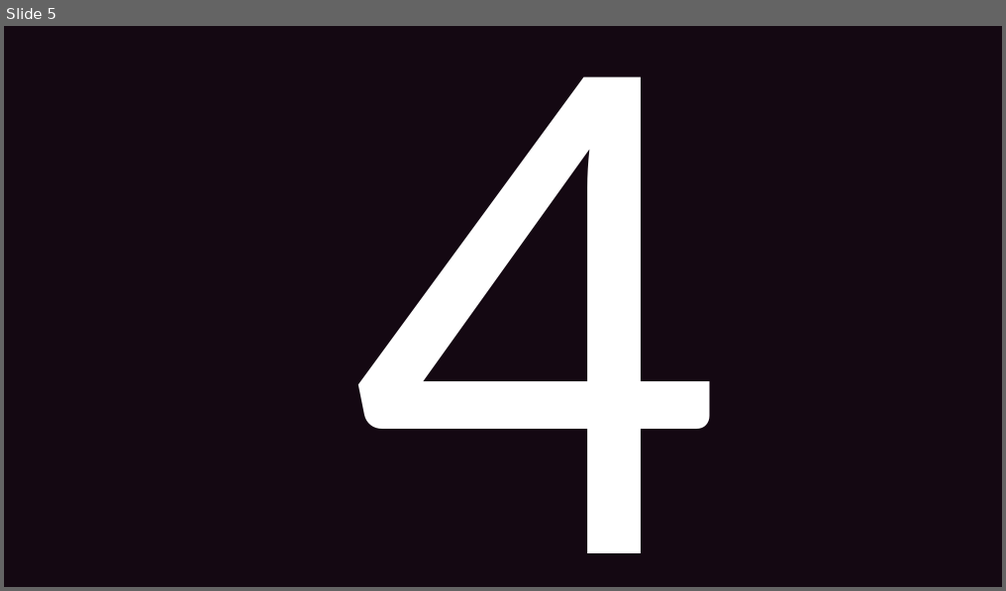
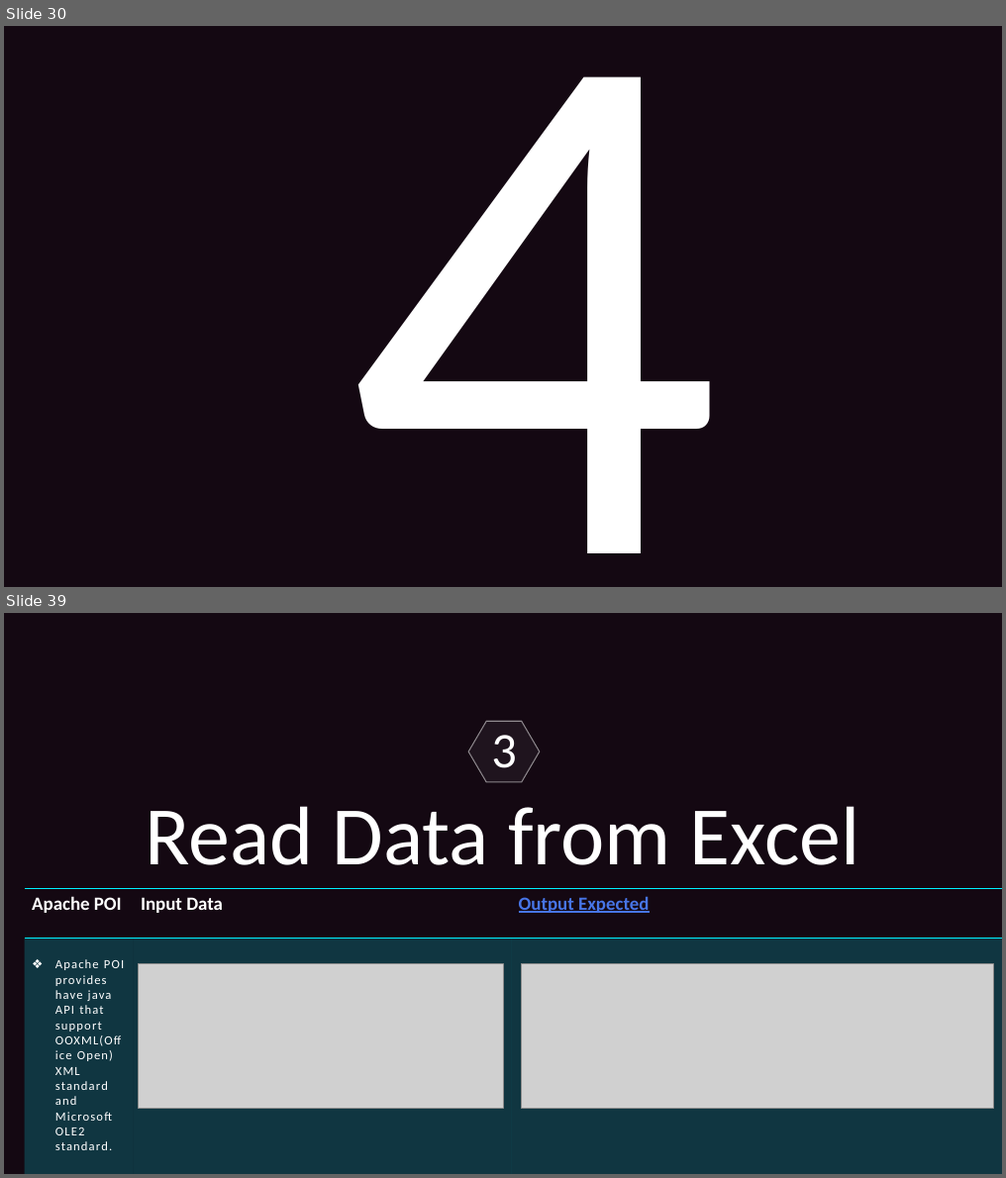
Before and after one commit to Ajin007/IRC_Docs, a slide deck: Students PPT.pptx. Shown one above the other, each under a label of ours: slide 5 before the commit, slides 30 and 39 after it; the slides between them are not shown. The pictures are 1006x591 and 1006x1178 pixels, drawn with LibreOffice and Linux fonts; fonts in the diff are those of the drawing; grey boxes stand for pictures. Boxes give left, top, right and bottom in pixels: in the first picture for what was removed or moved away, otherwise in the second. Text is boxed around its words. In the diff, an @@ line names an element or a change of style, - is before the commit and + after.

```diff
--- a/Students PPT.pptx
+++ b/Students PPT.pptx
@@ slide 39 added at (x1=4, y1=613, x2=1002, y2=1174), background #140812 @@
@@ hexagon added at (x1=469, y1=721, x2=540, y2=782), fill #FFFFFF at 5% opacity, outline #FFFFFF 1 pt @@
@@ text added at (x1=491, y1=735, x2=516, y2=768), 48 pt, text #FFFFFF @@
+3
@@ text added at (x1=145, y1=806, x2=860, y2=865), 80 pt, text #FFFFFF @@
+Read Data from Excel
@@ table added at (x1=24, y1=888, x2=1002, y2=1174), 2 rows, 3 columns @@
+Apache POI | Input Data | Output Expected
+Apache POI provides have java API that support OOXML(Office Open) XML standard and Microsoft OLE2 standard. |  | 
@@ picture added at (x1=138, y1=964, x2=503, y2=1109) @@
@@ picture added at (x1=522, y1=964, x2=994, y2=1109) @@
@@ what was slide 5 is now slide 30 @@
```
Also in this commit, not shown: 8 slides changed, 32 other slides added, 1 slide removed.
